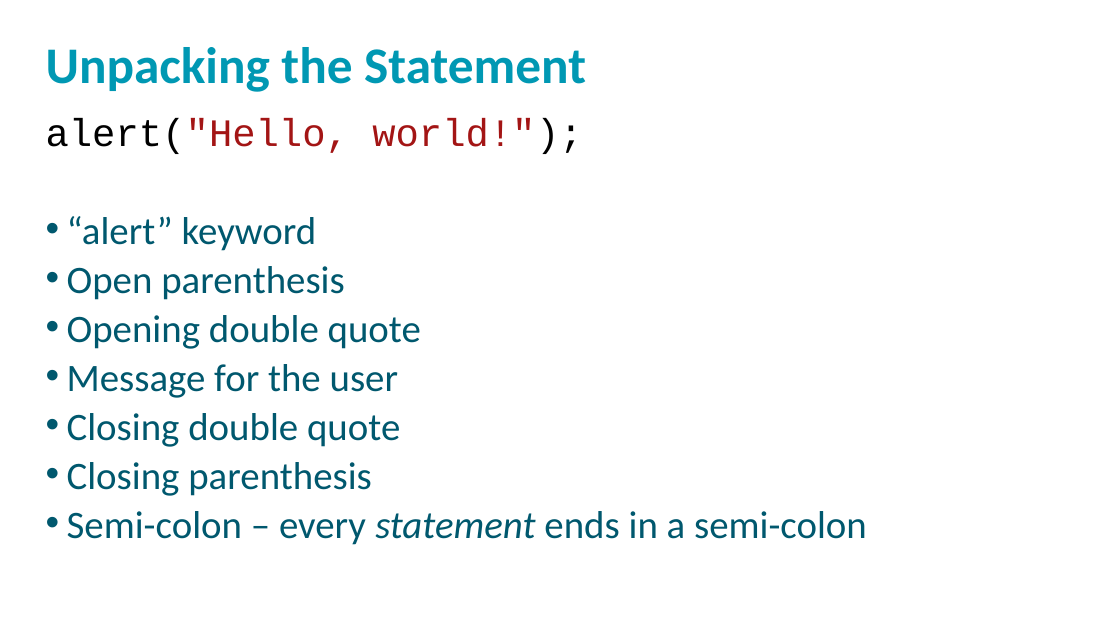
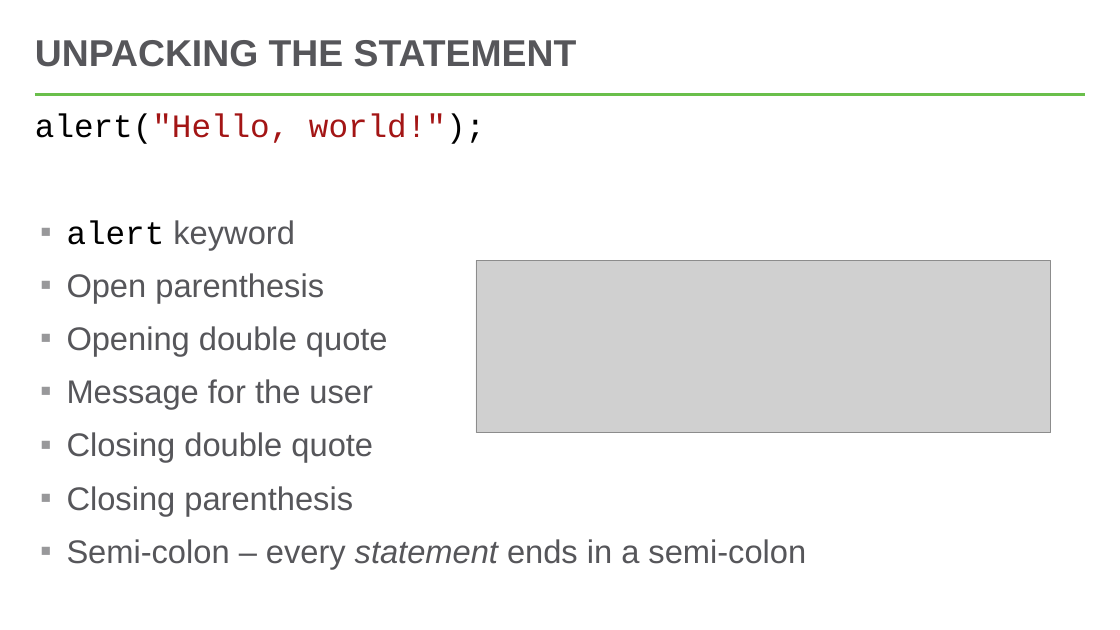
Before and after one commit to hytechclub/web-102, a slide deck: slide 7 of Week02/IntroductionToJavaScript.pptx. Drawn at 1120x630 pixels with LibreOffice and Linux fonts; fonts in the diff are those of the drawing; grey boxes stand for pictures; background and template pictures are left out. Boxes give left, top, right and bottom in pixels: in the first picture for what was removed or moved away, otherwise in the second. Text is boxed around its words. In the diff, an @@ line names an element or a change of style, - is before the commit and + after.

```diff
--- a/Week02/IntroductionToJavaScript.pptx
+++ b/Week02/IntroductionToJavaScript.pptx
@@ title "UNPACKING THE STATEMENT" at bbox=[35, 40, 577, 67]: vertical alignment top to middle @@
@@ title at bbox=[35, 40, 577, 67]: text changed; size 44 to 32 pt; font Calibri to Arial; text colour #0098B2 to #56565A @@
-Unpacking the Statement
+UNPACKING THE STATEMENT
@@ text at bbox=[35, 113, 806, 569]: size 33.3 to 28 pt; font Calibri to Arial, text colour #00586E to #56565A in "Open parenthesis", "Opening double quote", "Message for the user", "Closing double quote" and 2 more places; line spacing 0.8 to 1; more space between paragraphs; bullet • to ▪ @@
@@ text "alert("Hello, world!");": place and size @@
-text "alert("Hello, world!");" at bbox=[46, 118, 867, 545]
+text "alert("Hello, world!");" at bbox=[35, 113, 806, 569]
@@ line added from (35, 94) to (1086, 94), #54C8E8 2.25 pt @@
@@ text at bbox=[67, 220, 295, 250]: text changed; size 33.3 to 28 pt; font Calibri to Arial; text colour #00586E to #56565A @@
-• “alert” keyword
+▪ alert keyword
@@ picture added at bbox=[476, 260, 1051, 433] @@
```
Also in this commit, not shown: 7 other slides changed, 11 slides removed, 4 other files.
